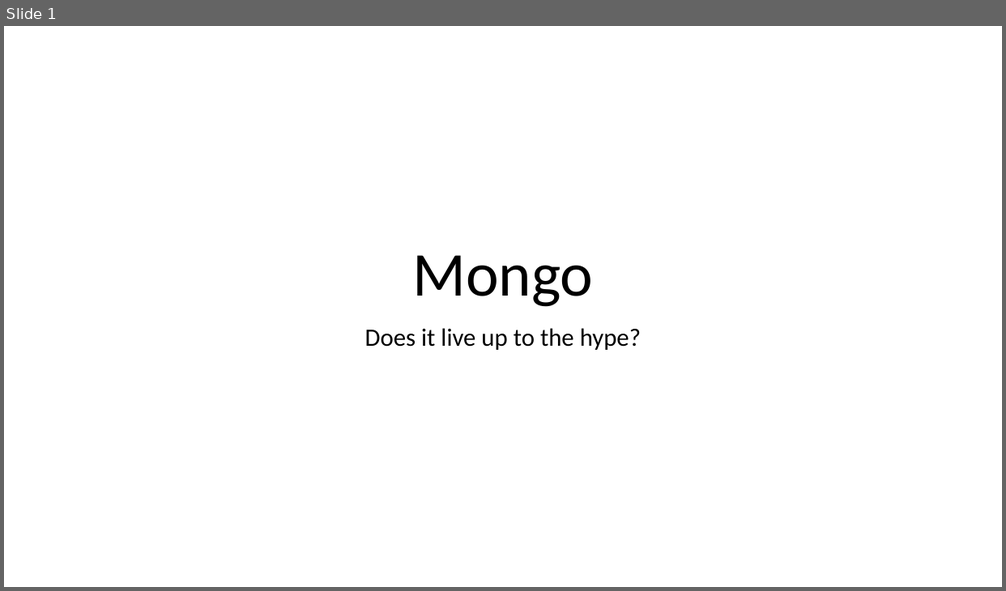
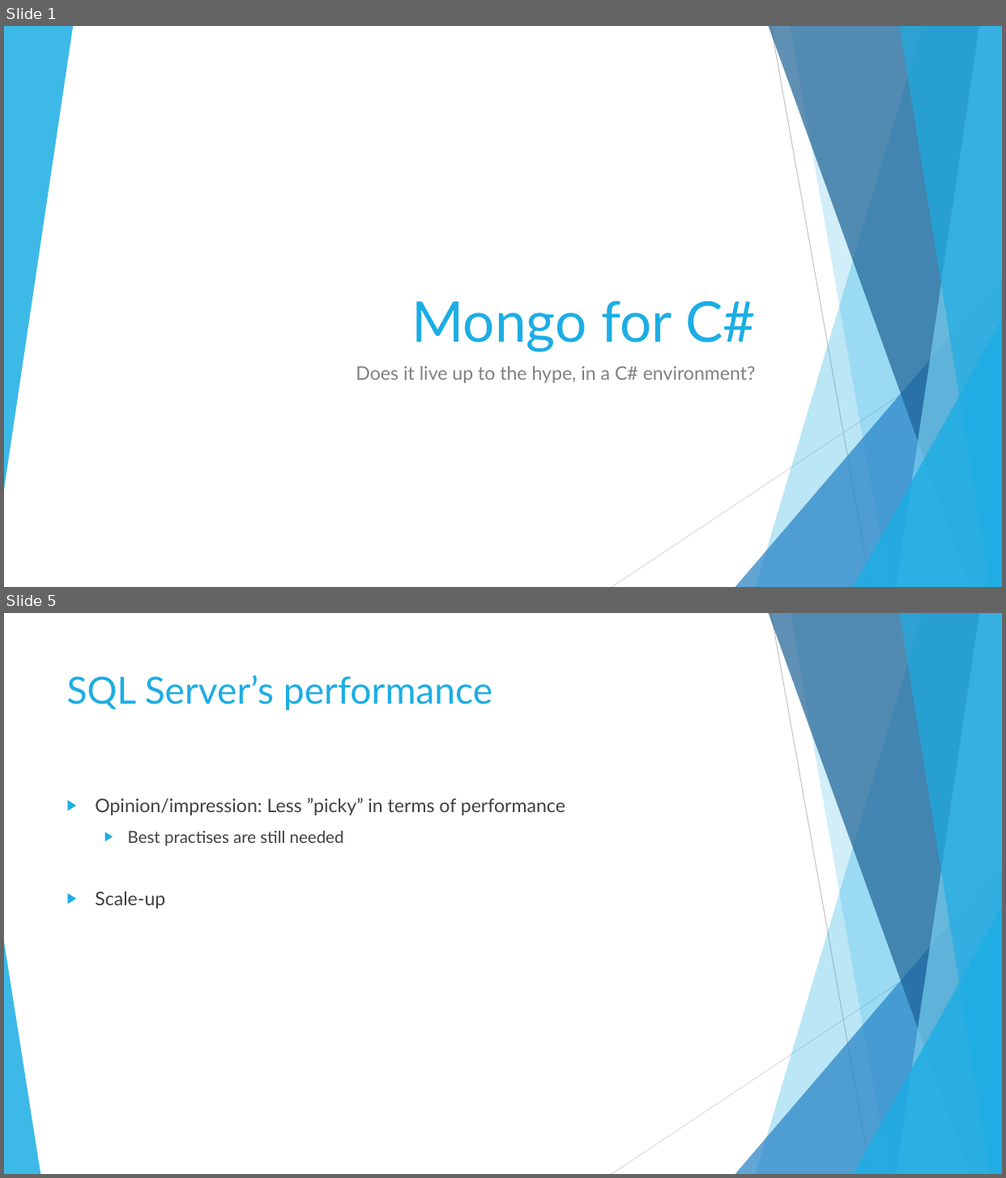
Before and after one commit to ffMathy/TurboPotato.Mongo, a slide deck: slides.pptx. Shown one above the other, each under a label of ours: slide 1 before the commit, slides 1 and 5 after it; the slides between them are not shown. The pictures are 1006x591 and 1006x1178 pixels, drawn with LibreOffice and Linux fonts; fonts in the diff are those of the drawing. Boxes give left, top, right and bottom in pixels: in the first picture for what was removed or moved away, otherwise in the second. Text is boxed around its words. In the diff, an @@ line names an element or a change of style, - is before the commit and + after.

```diff
--- a/slides.pptx
+++ b/slides.pptx
@@ slide 5 added at (x1=4, y1=613, x2=1002, y2=1174), background #FFFFFF; not listed: 9 template elements that a slide beside it also shows @@
@@ title added at (x1=67, y1=675, x2=492, y2=710), 36 pt, text #1CADE4 @@
+SQL Server’s performance
@@ text added at (x1=95, y1=798, x2=565, y2=909), 18 pt, text #404040 @@
+▶ Opinion/impression: Less ”picky” in terms of performance
+  ▶ Best practises are still needed
+▶ Scale-up
@@ triangle added at (x1=4, y1=942, x2=40, y2=1174), fill #1CADE4 at 85% opacity @@
@@ slide 1 changed as well @@
@@ group added at (x1=4, y1=26, x2=1002, y2=587): 5 freeform shapes, 3 triangles, 2 lines @@
@@ title at (x1=412, y1=301, x2=755, y2=352): text changed; size 60 to 54 pt; font Calibri to Lato; text colour #000000 to #1CADE4 @@
-Mongo
+Mongo for C#
@@ subtitle at (x1=356, y1=366, x2=756, y2=383): text changed; size 24 to 18 pt; font Calibri to Lato; text colour #000000 to #808080 @@
-Does it live up to the hype?
+Does it live up to the hype, in a C# environment?
```
Also in this commit, not shown: 1 other slide changed, 7 other slides added, 3 slides removed, 5 other files.
